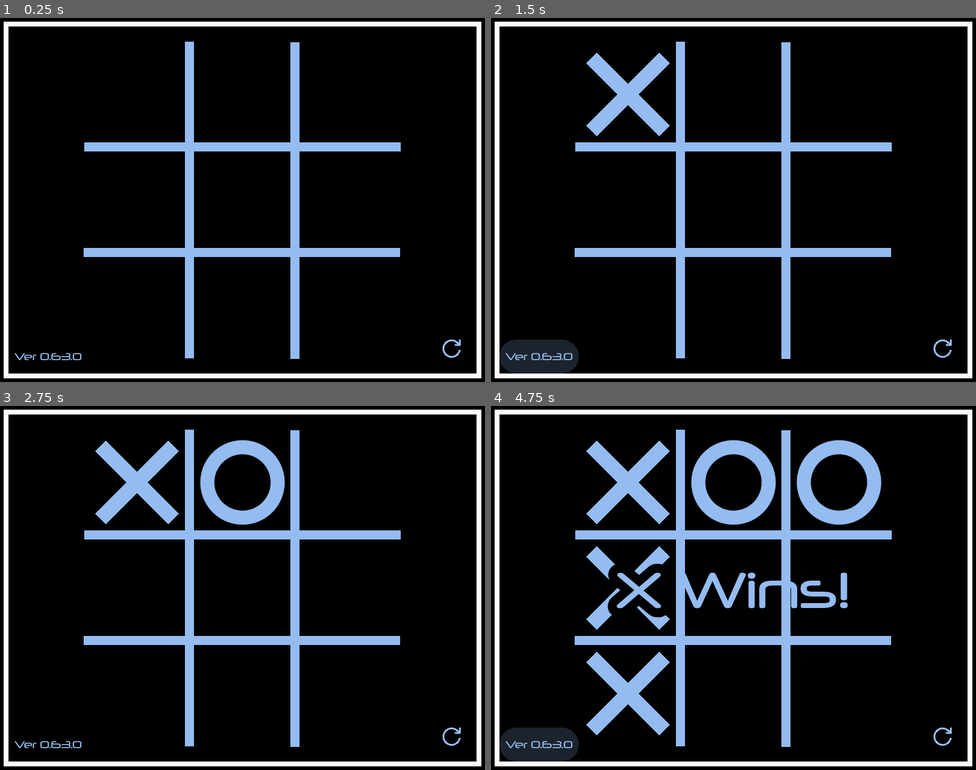
Above: before the commit, frames 1-4 (two rows, left to right).
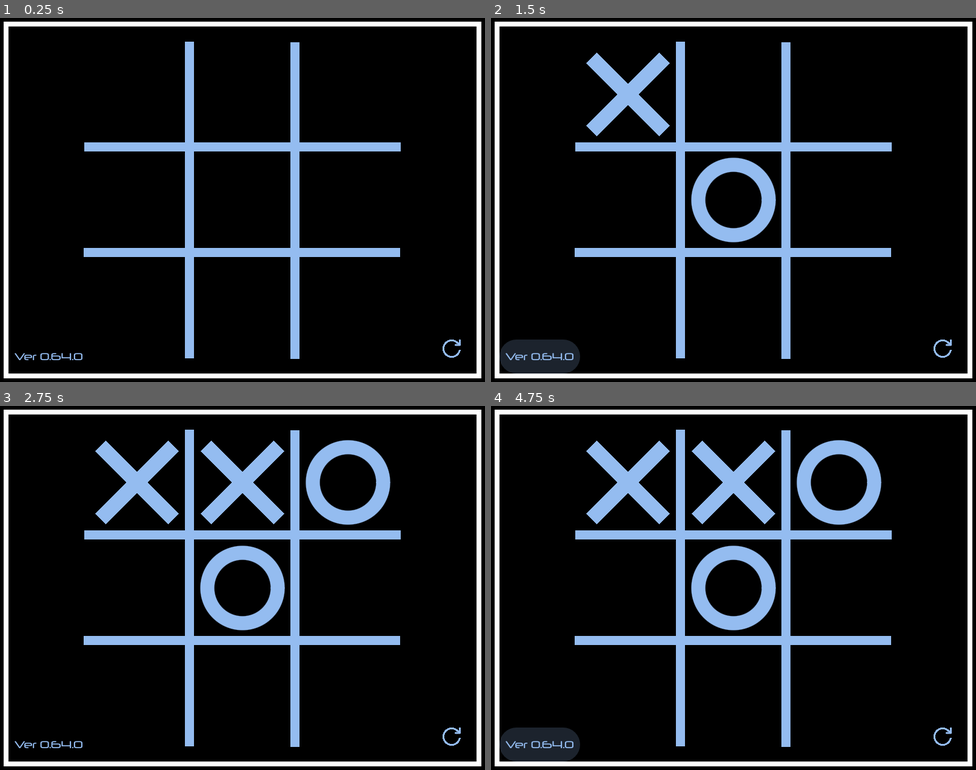
Above: after the commit, the same moments.

Repository: joshuafolkken/tic-tac-toe
Game: Godot game, scene res://scenes/main.tscn
Same seed, same stepped clock (60 frames per second), same inputs: the game is played once before the commit and once after it.
Inputs (mouse positions are in pixels of both pictures, inside the frame that each line leads up to):
- Up to frame 1 (0.25 s): no input
- Up to frame 2 (1.5 s): click (626, 94) at 0.52 s; click "Ver 0.63.0" (after the commit: "Ver 0.64.0") at 1.25 s
- Up to frame 3 (2.75 s): click (242, 482) at 2.02 s
- Up to frame 4 (4.75 s): click "Ver 0.63.0" (after the commit: "Ver 0.64.0") at 2.75 s; click (840, 482) at 3.52 s; click "Ver 0.63.0" (after the commit: "Ver 0.64.0") at 4.25 s

The runs differ from the first frame. In frame 1, less than 0.1% of the frame differs, in the area x 12-17%, y 92-94%; in frame 2, 1.9%; in frame 3, 6.2%; in frame 4, 8.1%, in the area x 12-74%, y 9-98%.

Commit message:
player first #215

Diff:
--- a/project.godot
+++ b/project.godot
@@ -11,7 +11,7 @@
 [application]
 
 config/name="Tic Tac Toe"
-config/version="0.63.0"
+config/version="0.64.0"
 run/main_scene="res://scenes/main.tscn"
 config/features=PackedStringArray("4.3", "GL Compatibility")
 config/icon="res://icon.svg"
--- a/src/game_manager.gd
+++ b/src/game_manager.gd
@@ -25,8 +25,8 @@
 	_current_player = GamePlayer.new()
 
 	# TODO: MODE SUPPORT
-	_is_ai_player_x_enabled = true
-	_is_ai_player_o_enabled = false
+	_is_ai_player_x_enabled = false
+	_is_ai_player_o_enabled = true
 
 	emit_player_changed()
 
--- a/src/lib/ai_player.gd
+++ b/src/lib/ai_player.gd
@@ -2,7 +2,7 @@
 
 signal moved(position: BoardPosition)
 
-const MOVE_DELAY := 1.0
+const MOVE_DELAY := 0.2
 
 var _scene_tree: SceneTree
 var _ai_strategy: AIStrategy
